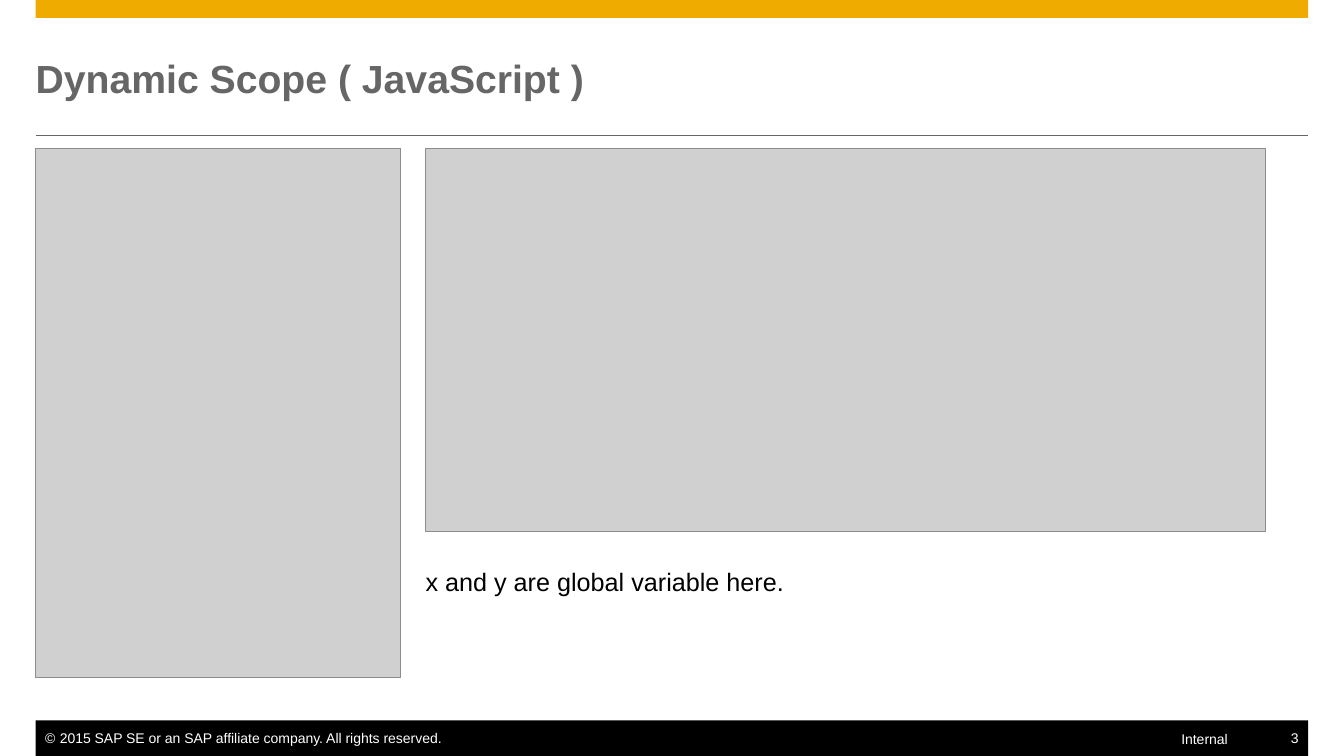
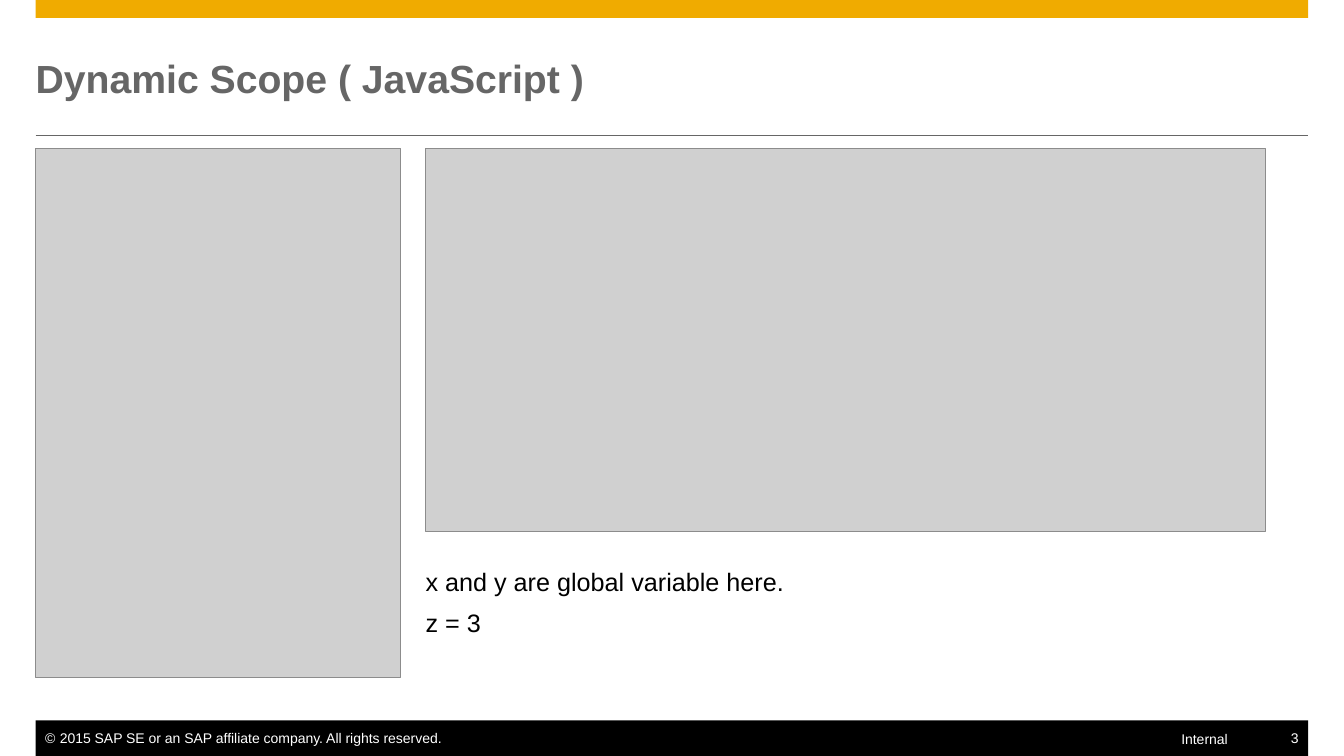
Before and after one commit to mxpang/jerryslide, a slide deck: slide 3 of training/ProgrammingLanguage/001_closure.pptx. Drawn at 1344x756 pixels with LibreOffice and Linux fonts; fonts in the diff are those of the drawing; grey boxes stand for pictures. Boxes give left, top, right and bottom in pixels: in the first picture for what was removed or moved away, otherwise in the second. Text is boxed around its words. In the diff, an @@ line names an element or a change of style, - is before the commit and + after.

```diff
--- a/training/ProgrammingLanguage/001_closure.pptx
+++ b/training/ProgrammingLanguage/001_closure.pptx
@@ text added at (426,614,481,633), 18 pt, text #000000 @@
+z = 3
```
Also in this commit, not shown: 8 other slides changed, 1 slide added, 2 other files.
